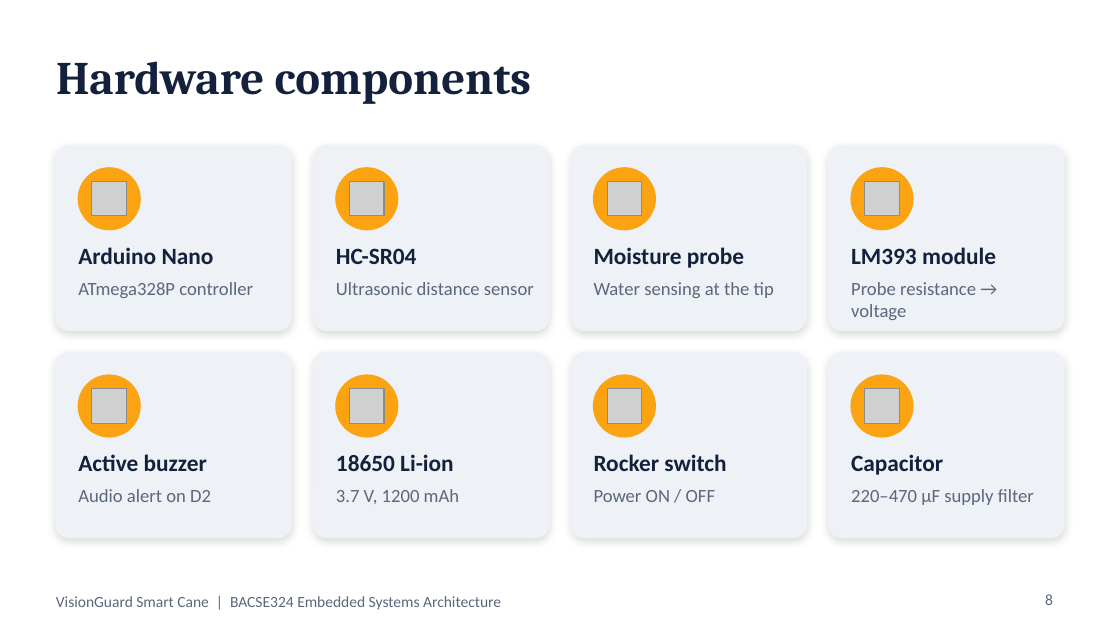
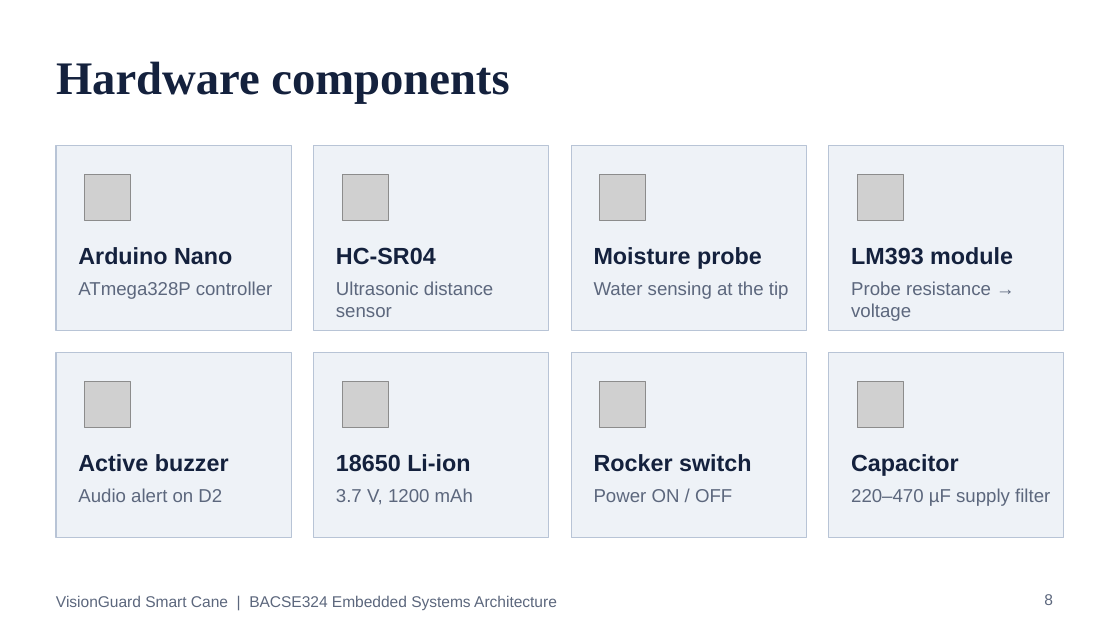
Before and after one commit to darshanpvt007-afk/visionguard-smart-cane, a slide deck: slide 8 of docs/VisionGuard_Presentation.pptx. Drawn at 1120x630 pixels with LibreOffice and Linux fonts; fonts in the diff are those of the drawing; grey boxes stand for pictures. Boxes give left, top, right and bottom in pixels: in the first picture for what was removed or moved away, otherwise in the second. Text is boxed around its words. In the diff, an @@ line names an element or a change of style, - is before the commit and + after.

```diff
--- a/docs/VisionGuard_Presentation.pptx
+++ b/docs/VisionGuard_Presentation.pptx
@@ title "Hardware components" at box(56, 61, 509, 104): font Cambria to Times New Roman @@
@@ rectangle at box(56, 146, 291, 330): rounded rectangle to rectangle; outline #EEF2F7 1 pt to #B8C4D6 0.75 pt; shadow off @@
@@ rounded rectangle removed at box(314, 146, 549, 330) @@
@@ rectangle added at box(314, 146, 549, 330), fill #EEF2F7, outline #B8C4D6 0.75 pt @@
@@ rounded rectangle removed at box(571, 146, 806, 330) @@
@@ rectangle added at box(571, 146, 806, 330), fill #EEF2F7, outline #B8C4D6 0.75 pt @@
@@ rounded rectangle removed at box(829, 146, 1064, 330) @@
@@ rectangle added at box(829, 146, 1064, 330), fill #EEF2F7, outline #B8C4D6 0.75 pt @@
@@ ellipse removed at box(78, 168, 140, 230) @@
@@ picture: place and size @@
-picture at box(92, 181, 127, 216)
+picture at box(85, 174, 131, 220)
@@ ellipse removed at box(336, 168, 398, 230) @@
@@ picture: place and size @@
-picture at box(349, 181, 384, 216)
+picture at box(343, 174, 389, 220)
@@ ellipse removed at box(594, 168, 655, 230) @@
@@ picture: place and size @@
-picture at box(607, 181, 642, 216)
+picture at box(600, 174, 646, 220)
@@ ellipse removed at box(851, 168, 913, 230) @@
@@ picture: place and size @@
-picture at box(865, 181, 899, 216)
+picture at box(858, 174, 904, 220)
@@ rounded rectangle removed at box(56, 353, 291, 538) @@
@@ rectangle added at box(56, 353, 291, 538), fill #EEF2F7, outline #B8C4D6 0.75 pt @@
@@ rounded rectangle removed at box(314, 353, 549, 538) @@
@@ rectangle added at box(314, 353, 549, 538), fill #EEF2F7, outline #B8C4D6 0.75 pt @@
@@ rounded rectangle removed at box(571, 353, 806, 538) @@
@@ rectangle added at box(571, 353, 806, 538), fill #EEF2F7, outline #B8C4D6 0.75 pt @@
@@ rounded rectangle removed at box(829, 353, 1064, 538) @@
@@ rectangle added at box(829, 353, 1064, 538), fill #EEF2F7, outline #B8C4D6 0.75 pt @@
@@ ellipse removed at box(78, 375, 140, 437) @@
@@ picture: place and size @@
-picture at box(92, 389, 127, 423)
+picture at box(85, 381, 131, 427)
@@ ellipse removed at box(336, 375, 398, 437) @@
@@ picture: place and size @@
-picture at box(349, 389, 384, 423)
+picture at box(343, 381, 389, 427)
@@ ellipse removed at box(594, 375, 655, 437) @@
@@ picture: place and size @@
-picture at box(607, 389, 642, 423)
+picture at box(600, 381, 646, 427)
@@ ellipse removed at box(851, 375, 913, 437) @@
@@ picture: place and size @@
-picture at box(865, 389, 899, 423)
+picture at box(858, 381, 904, 427)
@@ font Calibri to Arial in 17 elements at box(56, 595, 557, 610), box(78, 247, 232, 265), box(78, 281, 273, 299), box(336, 247, 436, 265), box(336, 281, 493, 317), box(594, 247, 762, 269), box(594, 281, 789, 299), box(851, 247, 1013, 265), box(851, 281, 991, 321), box(78, 454, 229, 472), box(78, 488, 222, 502), box(336, 454, 470, 472), box(336, 488, 473, 505), box(594, 454, 752, 472), box(594, 489, 732, 502), box(851, 454, 959, 476), box(851, 488, 1050, 506) @@
```
Also in this commit, not shown: 24 other slides changed, 7 other files.
